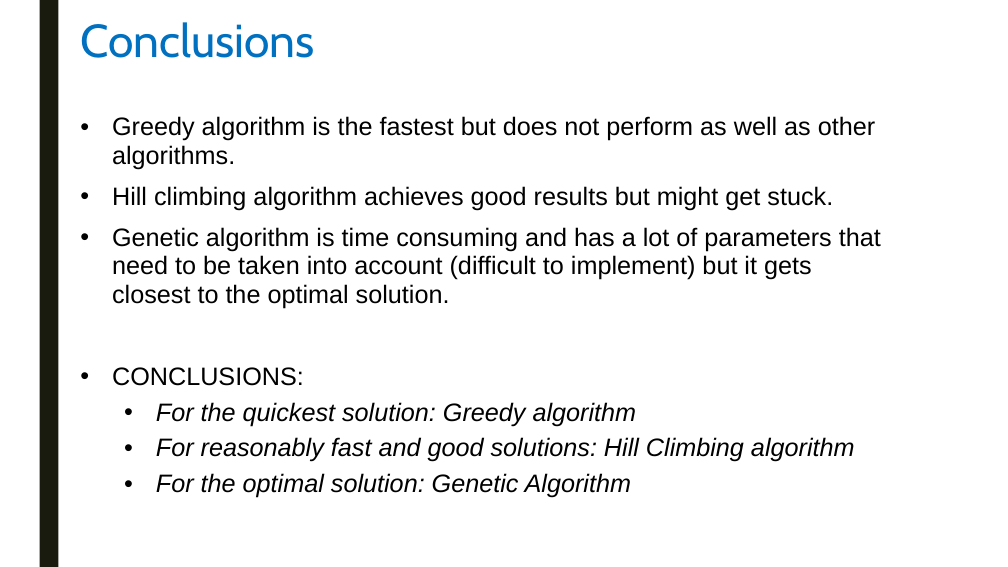
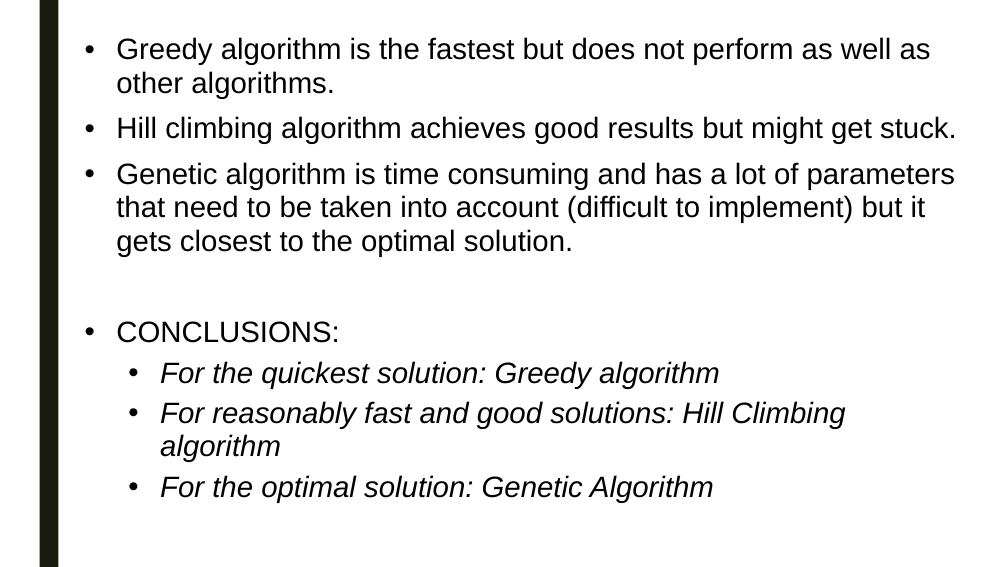
Before and after one commit to swengeler/PP3, a slide deck: slide 27 of Report, presentation and related stuff/Knapsack_problem.pptx (slide 25 before the commit). Drawn at 1008x567 pixels with LibreOffice and Linux fonts; fonts in the diff are those of the drawing. Boxes give left, top, right and bottom in pixels: in the first picture for what was removed or moved away, otherwise in the second. Text is boxed around its words. In the diff, an @@ line names an element or a change of style, - is before the commit and + after.

```diff
--- a/Report, presentation and related stuff/Knapsack_problem.pptx
+++ b/Report, presentation and related stuff/Knapsack_problem.pptx
@@ text "Greedy algorithm is the fastest ...": place and size @@
-text "Greedy algorithm is the fastest ..." at [112, 116, 881, 498]
+text "Greedy algorithm is the fastest ..." at [116, 37, 957, 503]
@@ text "Greedy algorithm is the fastest ..." at [116, 37, 957, 503]: size 24 to 28 pt @@
@@ title removed at [80, 22, 314, 58] @@
-Conclusions
```
Also in this commit, not shown: 10 other slides changed, 5 slides added, 3 slides removed.
